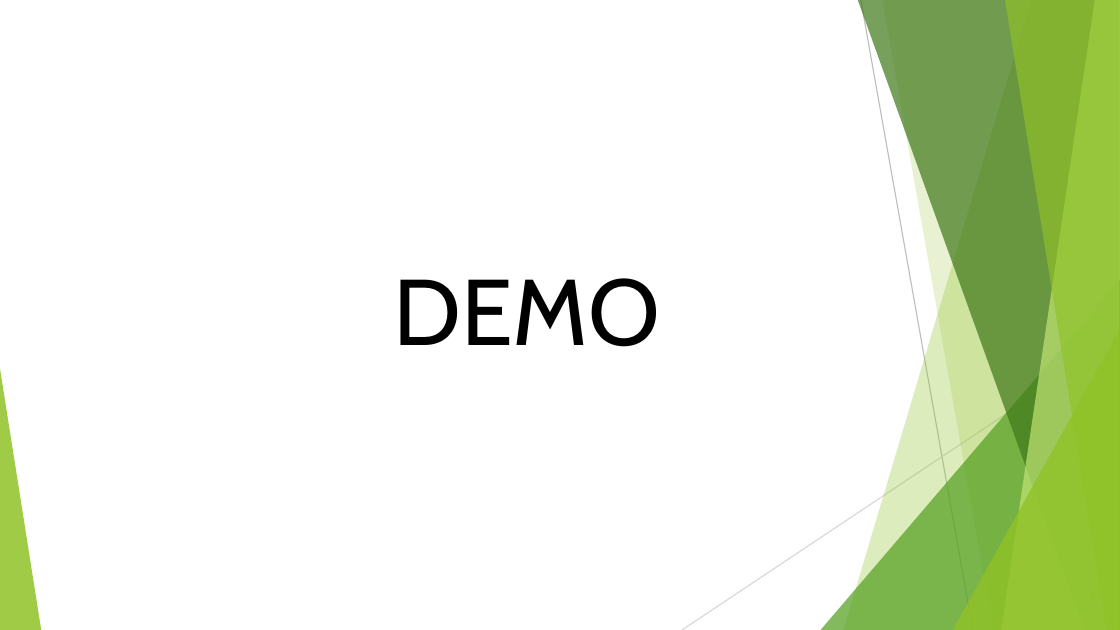
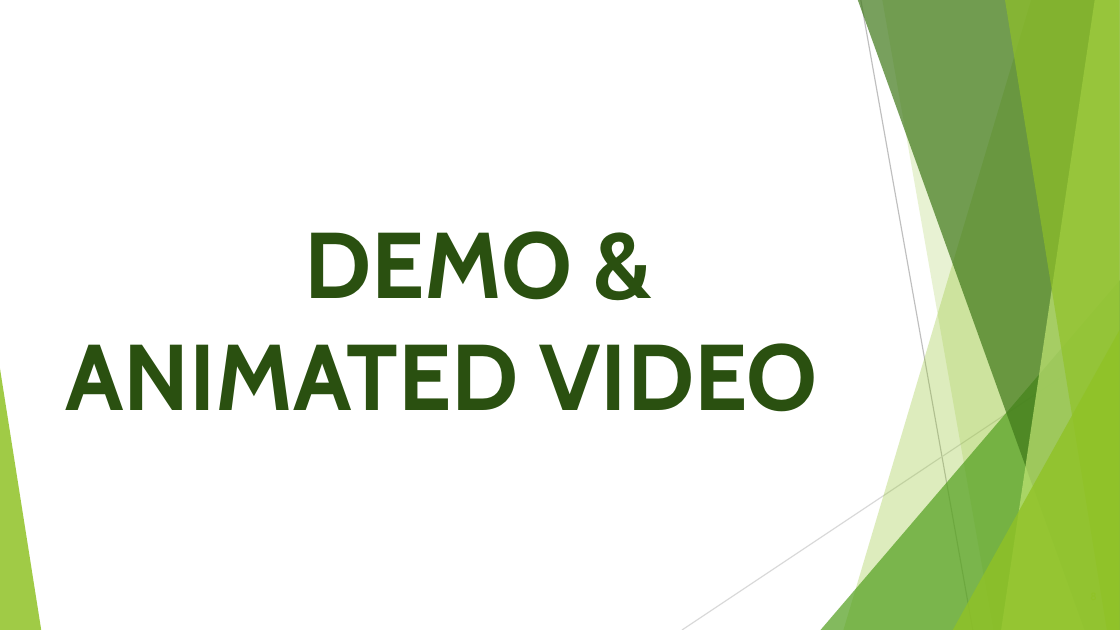
Before and after one commit to AthulRajuGit/2021_IBM_Code_Challenge_Greeenhouse_Monitoring_System, a slide deck: slide 8 of PRESENTATION/IBM PPT (1).pptx. Drawn at 1120x630 pixels with LibreOffice and Linux fonts; fonts in the diff are those of the drawing. Boxes give left, top, right and bottom in pixels: in the first picture for what was removed or moved away, otherwise in the second. Text is boxed around its words. In the diff, an @@ line names an element or a change of style, - is before the commit and + after.

```diff
--- a/PRESENTATION/IBM PPT (1).pptx
+++ b/PRESENTATION/IBM PPT (1).pptx
@@ text at [65, 231, 818, 412]: text changed; text colour #000000 to #2A5010; bold on @@
-DEMO
+DEMO & ANIMATED VIDEO
```
Also in this commit, not shown: 9 other slides changed.
